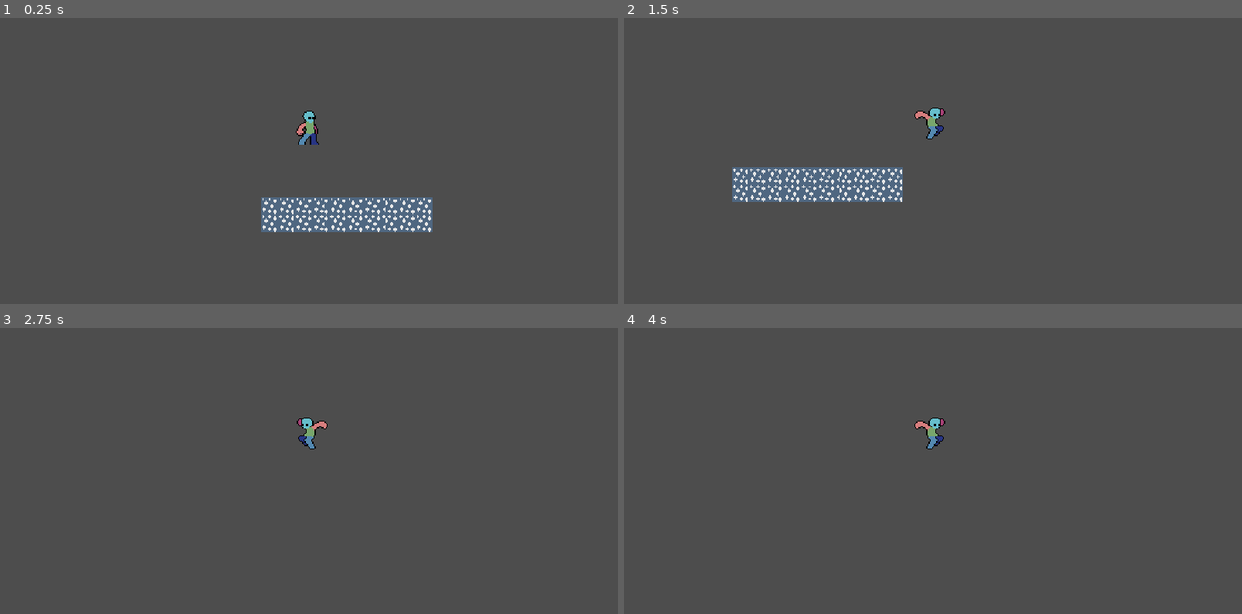
Above: before the commit, frames 1-4 (two rows, left to right).
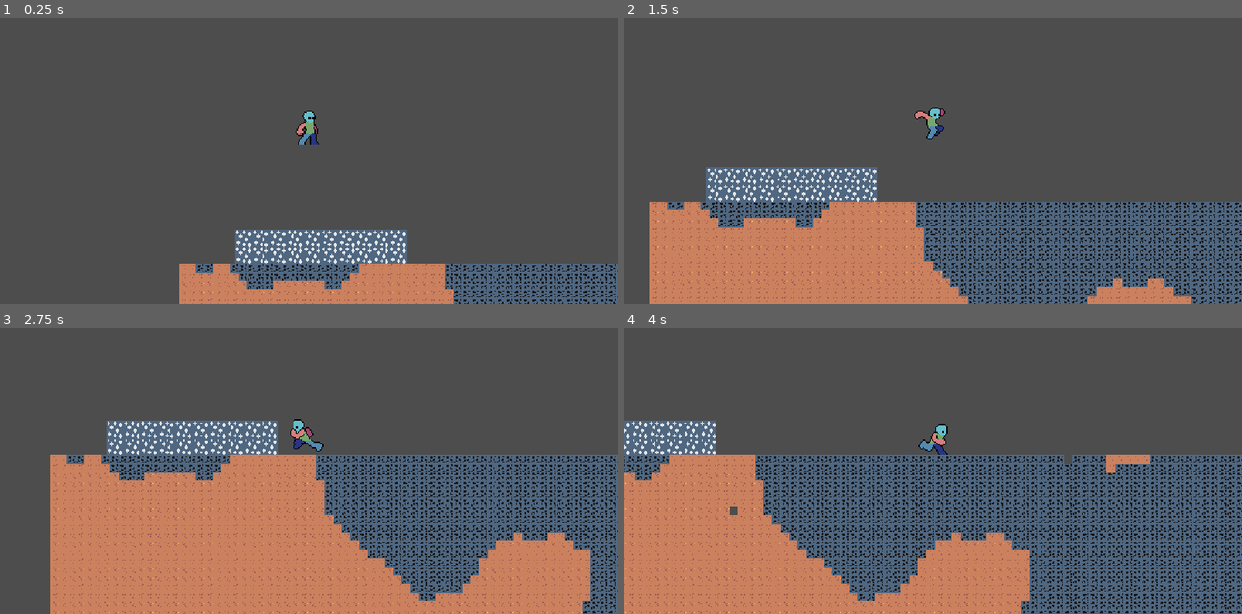
Above: after the commit, the same moments.

Repository: Slime-x/Treasure-Hunt
Game: Godot game, scene res://scenes/game.tscn
The game is run twice, just before and just after one commit, with the same random seed, the same clock (stepped at 60 frames per second) and the same inputs.
Inputs (mouse positions are in pixels of both pictures, inside the frame that each line leads up to):
- Up to frame 1 (0.25 s): no input
- Up to frame 2 (1.5 s): tap Enter at 0.5 s; move the mouse to (1068, 112) at 0.52 s; hold D (right) from 0.53 s (still down); tap Alt at 0.6 s; click (1068, 112) at 0.67 s; tap Space (jump) at 0.77 s; move the mouse to (809, 146) at 1.27 s; tap Shift at 1.35 s; click (809, 146) at 1.42 s
- Up to frame 3 (2.75 s): tap Space (jump) at 1.52 s; move the mouse to (370, 362) at 2.02 s; release D (right) at 2.03 s; hold A (left) from 2.03 s (still down); tap Alt at 2.1 s; click (370, 362) at 2.17 s
- Up to frame 4 (4 s): move the mouse to (902, 511) at 2.77 s; release A (left) at 2.78 s; hold D (right) from 2.78 s (still down); tap Shift at 2.85 s; click (902, 511) at 2.92 s; tap Space (jump) at 3.02, 3.77 s; move the mouse to (1118, 491) at 3.52 s; tap Alt at 3.6 s; click (1118, 491) at 3.67 s

The runs differ from the first frame. In frame 1, 16% of the frame differs, in the area x 29-100%, y 62-100%; in frame 2, 36%; in frame 3, 55%; in frame 4, 58%, in the area x 0-100%, y 31-100%.

Commit message:
Digging now works

Diff:
--- a/scenes/game.tscn
+++ b/scenes/game.tscn
@@ -2,6 +2,7 @@
 
 [ext_resource type="Texture2D" uid="uid://b4w1j2e68haxw" path="res://assets/ores.png" id="2_lbhrr"]
 [ext_resource type="PackedScene" uid="uid://b5biai3tne2pr" path="res://scenes/player.tscn" id="2_lnu2h"]
+[ext_resource type="PackedScene" uid="uid://den8eu37wiass" path="res://scenes/procedural_gen_world.tscn" id="3_lnu2h"]
 
 [sub_resource type="TileSetAtlasSource" id="TileSetAtlasSource_p57ef"]
 texture = ExtResource("2_lbhrr")
@@ -75,10 +76,13 @@
 
 [node name="Game" type="Node2D" unique_id=1825972191]
 
+[node name="procedural_gen_world" parent="." unique_id=1581661785 instance=ExtResource("3_lnu2h")]
+
 [node name="player" parent="." unique_id=1836166188 instance=ExtResource("2_lnu2h")]
-position = Vector2(186, 295)
+position = Vector2(243, -278)
 
 [node name="TileMapLayer" type="TileMapLayer" parent="." unique_id=1257081727]
+position = Vector2(9, -512)
 scale = Vector2(2, 2)
 tile_map_data = PackedByteArray("AAADAA4AAAACAAIAAAADAA8AAAACAAIAAAAEAA4AAAACAAIAAAAEAA8AAAACAAIAAAAFAA4AAAACAAIAAAAFAA …(240 unchanged characters)…
 tile_set = SubResource("TileSet_mwfs3")
--- a/scenes/procedural_gen_world.tscn
+++ b/scenes/procedural_gen_world.tscn
@@ -3,10 +3,11 @@
 [ext_resource type="Script" uid="uid://0fnrslri2ihs" path="res://scripts/procedural_gen_world.gd" id="1_dhv0i"]
 [ext_resource type="Texture2D" uid="uid://b4w1j2e68haxw" path="res://assets/ores.png" id="2_gthmh"]
 [ext_resource type="Texture2D" uid="uid://ce01mutuurhkq" path="res://assets/tilemap_packed.png" id="3_85n2m"]
+[ext_resource type="Script" uid="uid://cfcsa5elxknog" path="res://scenes/tile_map_layer.gd" id="4_gthmh"]
 
 [sub_resource type="Gradient" id="Gradient_81r6f"]
 interpolation_mode = 1
-offsets = PackedFloat32Array(0, 0.18934911, 0.8579882, 1)
+offsets = PackedFloat32Array(0, 0.17159763, 0.8668639, 1)
 colors = PackedColorArray(0, 0, 0, 1, 0.6318569, 0.28298524, 0.22769254, 1, 0.07787467, 0.31561723, 0.99999994, 1, 1, 1, 1, 1)
 
 [sub_resource type="FastNoiseLite" id="FastNoiseLite_lg7gc"]
@@ -20,41 +21,77 @@
 [sub_resource type="TileSetAtlasSource" id="TileSetAtlasSource_1ejrt"]
 texture = ExtResource("2_gthmh")
 0:0/0 = 0
+0:0/0/physics_layer_0/polygon_0/points = PackedVector2Array(-8, -8, 8, -8, 8, 8, -8, 8)
 2:0/0 = 0
+2:0/0/physics_layer_0/polygon_0/points = PackedVector2Array(-8, -8, 8, -8, 8, 8, -8, 8)
 4:0/0 = 0
+4:0/0/physics_layer_0/polygon_0/points = PackedVector2Array(-8, -8, 8, -8, 8, 8, -8, 8)
 6:0/0 = 0
+6:0/0/physics_layer_0/polygon_0/points = PackedVector2Array(-8, -8, 8, -8, 8, 8, -8, 8)
 8:0/0 = 0
+8:0/0/physics_layer_0/polygon_0/points = PackedVector2Array(-8, -8, 8, -8, 8, 8, -8, 8)
 10:0/0 = 0
+10:0/0/physics_layer_0/polygon_0/points = PackedVector2Array(-8, -8, 8, -8, 8, 8, -8, 8)
 0:2/0 = 0
+0:2/0/physics_layer_0/polygon_0/points = PackedVector2Array(-8, -8, 8, -8, 8, 8, -8, 8)
 2:2/0 = 0
+2:2/0/physics_layer_0/polygon_0/points = PackedVector2Array(-8, -8, 8, -8, 8, 8, -8, 8)
 4:2/0 = 0
+4:2/0/physics_layer_0/polygon_0/points = PackedVector2Array(-8, -8, 8, -8, 8, 8, -8, 8)
 6:2/0 = 0
+6:2/0/physics_layer_0/polygon_0/points = PackedVector2Array(-8, -8, 8, -8, 8, 8, -8, 8)
 8:2/0 = 0
+8:2/0/physics_layer_0/polygon_0/points = PackedVector2Array(-8, -8, 8, -8, 8, 8, -8, 8)
 10:2/0 = 0
+10:2/0/physics_layer_0/polygon_0/points = PackedVector2Array(-8, -8, 8, -8, 8, 8, -8, 8)
 0:4/0 = 0
+0:4/0/physics_layer_0/polygon_0/points = PackedVector2Array(-8, -8, 8, -8, 8, 8, -8, 8)
 2:4/0 = 0
+2:4/0/physics_layer_0/polygon_0/points = PackedVector2Array(-8, -8, 8, -8, 8, 8, -8, 8)
 4:4/0 = 0
+4:4/0/physics_layer_0/polygon_0/points = PackedVector2Array(-8, -8, 8, -8, 8, 8, -8, 8)
 6:4/0 = 0
+6:4/0/physics_layer_0/polygon_0/points = PackedVector2Array(-8, -8, 8, -8, 8, 8, -8, 8)
 8:4/0 = 0
+8:4/0/physics_layer_0/polygon_0/points = PackedVector2Array(-8, -8, 8, -8, 8, 8, -8, 8)
 10:4/0 = 0
+10:4/0/physics_layer_0/polygon_0/points = PackedVector2Array(-8, -8, 8, -8, 8, 8, -8, 8)
 0:6/0 = 0
+0:6/0/physics_layer_0/polygon_0/points = PackedVector2Array(-8, -8, 8, -8, 8, 8, -8, 8)
 2:6/0 = 0
+2:6/0/physics_layer_0/polygon_0/points = PackedVector2Array(-8, -8, 8, -8, 8, 8, -8, 8)
 4:6/0 = 0
+4:6/0/physics_layer_0/polygon_0/points = PackedVector2Array(-8, -8, 8, -8, 8, 8, -8, 8)
 6:6/0 = 0
+6:6/0/physics_layer_0/polygon_0/points = PackedVector2Array(-8, -8, 8, -8, 8, 8, -8, 8)
 8:6/0 = 0
+8:6/0/physics_layer_0/polygon_0/points = PackedVector2Array(-8, -8, 8, -8, 8, 8, -8, 8)
 10:6/0 = 0
+10:6/0/physics_layer_0/polygon_0/points = PackedVector2Array(-8, -8, 8, -8, 8, 8, -8, 8)
 0:8/0 = 0
+0:8/0/physics_layer_0/polygon_0/points = PackedVector2Array(-8, -8, 8, -8, 8, 8, -8, 8)
 2:8/0 = 0
+2:8/0/physics_layer_0/polygon_0/points = PackedVector2Array(-8, -8, 8, -8, 8, 8, -8, 8)
 4:8/0 = 0
+4:8/0/physics_layer_0/polygon_0/points = PackedVector2Array(-8, -8, 8, -8, 8, 8, -8, 8)
 6:8/0 = 0
+6:8/0/physics_layer_0/polygon_0/points = PackedVector2Array(-8, -8, 8, -8, 8, 8, -8, 8)
 8:8/0 = 0
+8:8/0/physics_layer_0/polygon_0/points = PackedVector2Array(-8, -8, 8, -8, 8, 8, -8, 8)
 10:8/0 = 0
+10:8/0/physics_layer_0/polygon_0/points = PackedVector2Array(-8, -8, 8, -8, 8, 8, -8, 8)
 0:10/0 = 0
+0:10/0/physics_layer_0/polygon_0/points = PackedVector2Array(-8, -8, 8, -8, 8, 8, -8, 8)
 2:10/0 = 0
+2:10/0/physics_layer_0/polygon_0/points = PackedVector2Array(-8, -8, 8, -8, 8, 8, -8, 8)
 4:10/0 = 0
+4:10/0/physics_layer_0/polygon_0/points = PackedVector2Array(-8, -8, 8, -8, 8, 8, -8, 8)
 6:10/0 = 0
+6:10/0/physics_layer_0/polygon_0/points = PackedVector2Array(-8, -8, 8, -8, 8, 8, -8, 8)
 8:10/0 = 0
+8:10/0/physics_layer_0/polygon_0/points = PackedVector2Array(-8, -8, 8, -8, 8, 8, -8, 8)
 10:10/0 = 0
+10:10/0/physics_layer_0/polygon_0/points = PackedVector2Array(-8, -8, 8, -8, 8, 8, -8, 8)
 
 [sub_resource type="TileSetAtlasSource" id="TileSetAtlasSource_doo34"]
 texture = ExtResource("3_85n2m")
@@ -215,7 +252,9 @@
 0:7/0 = 0
 1:7/0 = 0
 2:7/0 = 0
+2:7/0/physics_layer_0/polygon_0/points = PackedVector2Array(-8, -8, 8, -8, 8, 8, -8, 8)
 3:7/0 = 0
+3:7/0/physics_layer_0/polygon_0/points = PackedVector2Array(-8, -8, 8, -8, 8, 8, -8, 8)
 4:7/0 = 0
 5:7/0 = 0
 6:7/0 = 0
@@ -280,6 +319,7 @@
 21:9/0 = 0
 
 [sub_resource type="TileSet" id="TileSet_bx3dq"]
+physics_layer_0/collision_layer = 1
 sources/0 = SubResource("TileSetAtlasSource_1ejrt")
 sources/1 = SubResource("TileSetAtlasSource_doo34")
 
@@ -289,3 +329,4 @@
 
 [node name="TileMapLayer" type="TileMapLayer" parent="." unique_id=649788331]
 tile_set = SubResource("TileSet_bx3dq")
+script = ExtResource("4_gthmh")
--- /dev/null
+++ b/scenes/tile_map_layer.gd
@@ -0,0 +1,10 @@
+extends TileMapLayer
+
+
+# Called when the node enters the scene tree for the first time.
+func _input(event):
+	if event is InputEventMouseButton:
+		if event.button_index == MOUSE_BUTTON_LEFT and event.pressed:
+			print("CLICK")
+			var tile = local_to_map(get_global_mouse_position())
+			erase_cell(tile)
Not shown, added: scenes/tile_map_layer.gd.uid
